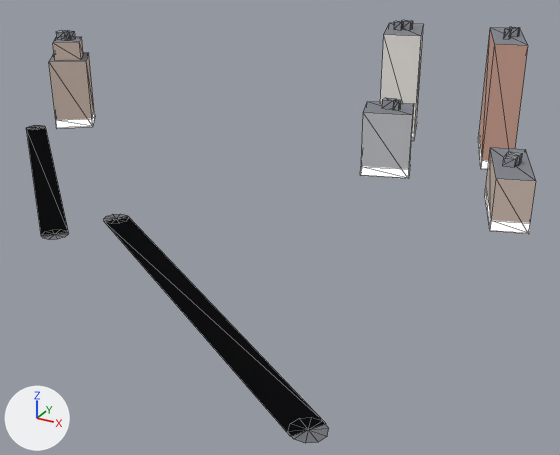
What one commit did to the glTF model apps/client/public/cities/moscow_synth/tiles/-2_3.glb.
Rendered twice from a 50 mm camera at (-268.0, -1106.0, 96.0) aimed at (-385.0, -894.0, -10.0). The axes (+X, +Y, +Z) are drawn at lower left. The lights are the same throughout. The picture after the commit comes second. Mesh edges are drawn as thin lines. Vertices at exactly the same position are counted once.
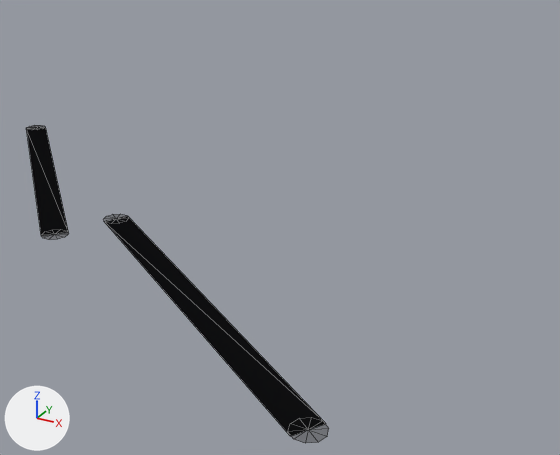
Location of each change, (x1, y1, x2, y2) in pixels of the pictures (560 x 455 px):
'Mesh_0', reshaped (41% narrower, 25% shorter): before (26, 20, 536, 443); after (26, 125, 329, 443)
part 1 of me_mesh_0, deleted: before (49, 20, 536, 234)

The edits, one by one:
me_mesh_0 is used by ob_mesh_0; location (0.0, 0.0, 0.0).
me_mesh_0 had 260 vertices, 250 faces and spanned x -522.0..-305.0, y -1001.0..-784.0, z 0.0..49.0.
me_mesh_0 now has 52 vertices, 44 faces and spans x -522.0..-318.0, y -1001.0..-867.0, z 0.0.
me_mesh_0 part 1: 35 loose pieces with 208 vertices, spanning x -520.0..-305.0, y -887.0..-784.0, z 0.0..49.0, are deleted.
me_mesh_0 no longer uses material mat_facade.
me_mesh_0 no longer uses material mat_roof.
me_mesh_0 no longer uses material mat_shop.
